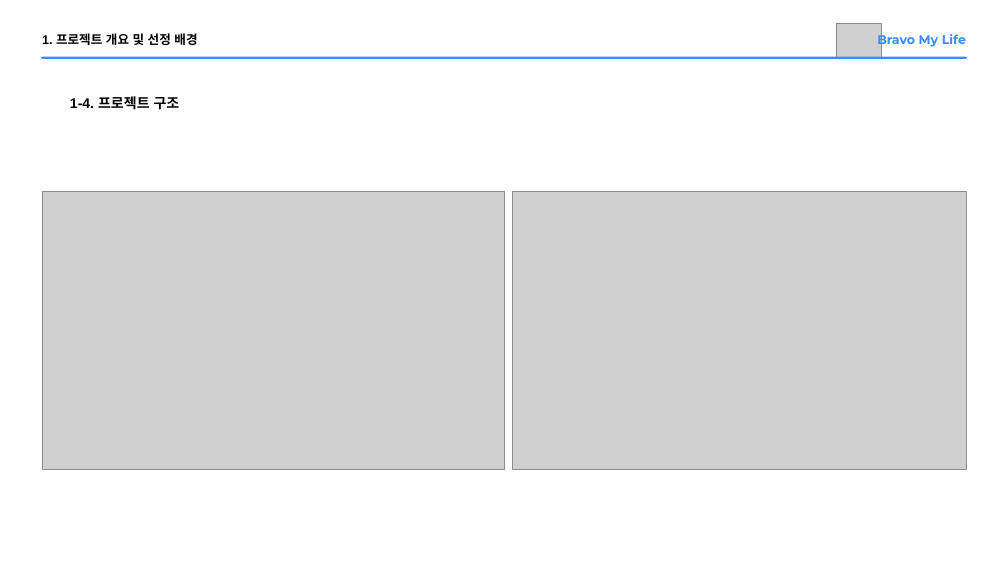
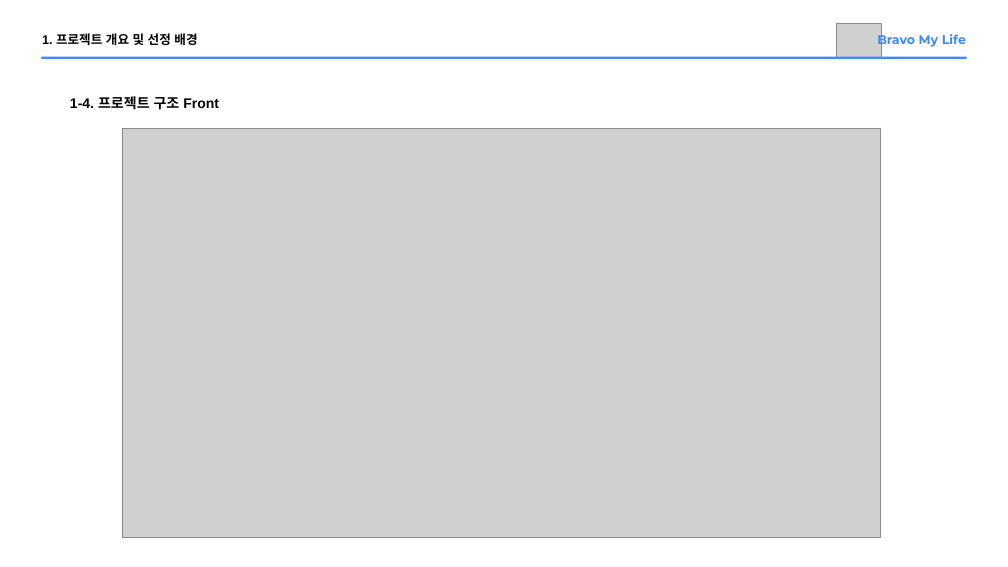
Before and after one commit to Parkjisoo00/ecommerce.saturn, a slide deck: slide 11 of resource/10.prepare/Saturn 미완성.pptx. Drawn at 1008x567 pixels with LibreOffice and Linux fonts; fonts in the diff are those of the drawing; grey boxes stand for pictures. Boxes give left, top, right and bottom in pixels: in the first picture for what was removed or moved away, otherwise in the second. Text is boxed around its words. In the diff, an @@ line names an element or a change of style, - is before the commit and + after.

```diff
--- a/resource/10.prepare/Saturn 미완성.pptx
+++ b/resource/10.prepare/Saturn 미완성.pptx
@@ text at (70, 96, 219, 110): text changed @@
-1-4. 프로젝트 구조
+1-4. 프로젝트 구조 Front
@@ picture added at (122, 128, 881, 538) @@
@@ picture removed at (42, 191, 504, 469) @@
@@ picture removed at (513, 191, 966, 469) @@
```
Also in this commit, not shown: 1 slide added.
